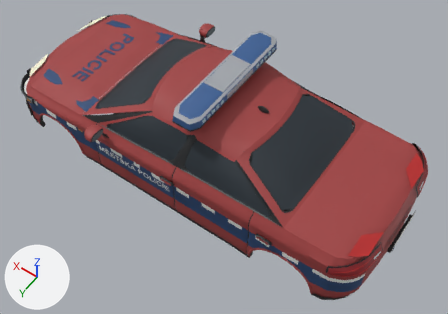
A saved change to the glTF model public/police_city-street.glb.
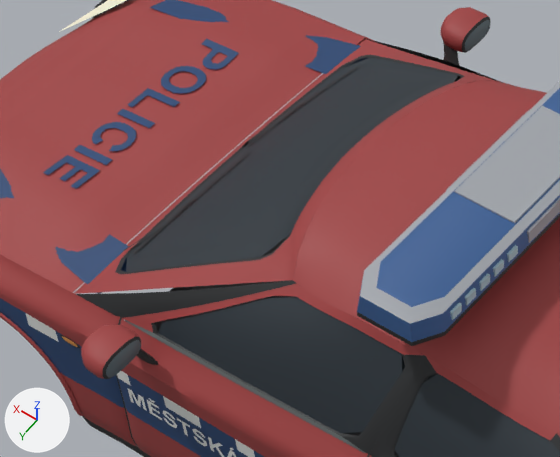
The first picture shows the older version from a 50 mm lens placed at (-2.82, 3.65, 6.04), pointed at (-0.36, 0.22, 0.65). The close-ups show the older and then the newer version on the part from 13% to 53% of the width and 7% to 53% of the height of that picture. Only the edits that show in the close-ups are written down. Lighting does not change. The marker at lower left points along +X, +Y and +Z. Where no turn or scale is listed for an object, it has been applied to the vertices. Vertices at exactly the same position are counted once.

The first close-up shows 'police_city', 'police_city_door1', 'police_city_door2', 'police_city_door3', 'police_city_vinyl' and 2 more.
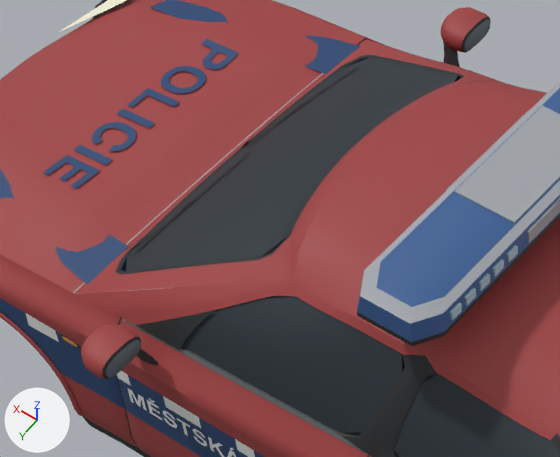
Changed parts and their boxes (x1, y1, x2, y2) in the close-ups (560 x 457 px; the box of a moved part takes in the faces that stretch with it):
'police_city_door1', reshaped
    before: (81, 280, 425, 457)
    after: (81, 283, 425, 457)
part 1 of me_police_city, moved or reshaped
    before: (367, 39, 498, 81)
    after: (373, 41, 500, 82)
part 2 of me_police_city, moved or reshaped
    before: (76, 280, 295, 309)
    after: (76, 280, 295, 308)
part 3 of me_police_city, recoloured
    both: (76, 41, 498, 318)
part 4 of me_police_city_door1, added (black)
    after: (136, 310, 215, 350)

Edits to the bpy script that builds the scene:
```text
Change me_police_city:
    where me_police_city.from_pydata(...)  # 9328 vertices, 17194 faces; spans x -2.34..2.35, y -0.93..0.93, z 0.22..1.69
    used by ob_police_city; location = (0.0, 0.0, 0.0)
    before: 9122 (1.01, -0.81, 0.98) at pixel (384, 43), 9123 (0.94, -0.81, 0.99) at pixel (398, 48), 9126 (0.89, -0.78, 1.04) at pixel (404, 48), 9127 (0.83, -0.78, 1.04) at pixel (416, 53), 9130 (0.77, -0.75, 1.09) at pixel (423, 53)
    before: 9131 (0.72, -0.75, 1.1) at pixel (433, 57), 9134 (0.64, -0.71, 1.15) at pixel (443, 59), 9135 (0.61, -0.71, 1.15) at pixel (451, 63), 9138 (0.52, -0.67, 1.21) at pixel (462, 66), 9139 (0.5, -0.67, 1.21) at pixel (468, 69)
    before: 9142 (0.4, -0.63, 1.26) at pixel (482, 74), 9143 (0.38, -0.63, 1.26) at pixel (486, 75)
    before: 9153 (1.01, 0.81, 0.98) at pixel (100, 293), 9154 (0.94, 0.81, 0.99) at pixel (114, 301), 9157 (0.89, 0.78, 1.04) at pixel (129, 293), 9158 (0.83, 0.78, 1.04) at pixel (141, 299), 9161 (0.77, 0.75, 1.09) at pixel (159, 291)
    before: 9162 (0.72, 0.75, 1.1) at pixel (169, 297), 9165 (0.64, 0.71, 1.15) at pixel (190, 289), 9166 (0.61, 0.71, 1.15) at pixel (198, 294), 9169 (0.52, 0.67, 1.21) at pixel (223, 287), 9170 (0.5, 0.67, 1.21) at pixel (229, 290)
    before: 9173 (0.4, 0.63, 1.26) at pixel (257, 283), 9174 (0.38, 0.63, 1.26) at pixel (261, 286)
    me_police_city part 1
    add for i in [9122, 9123, 9127, 9131, 9135, 9139, 9142, 9143]: me_police_city.vertices[i].co += Vector((0.0, 0.01, 0.0))
    add for i in [9126, 9130, 9134, 9138]: me_police_city.vertices[i].co += Vector((0.0, 0.02, 0.0))
    me_police_city part 2
    add for i in [9153, 9154, 9158, 9162, 9166, 9170, 9173, 9174]: me_police_city.vertices[i].co += Vector((0.0, -0.01, 0.0))
    add for i in [9157, 9161, 9165, 9169]: me_police_city.vertices[i].co += Vector((0.0, -0.02, 0.0))
    me_police_city part 3: 84 faces spanning x 0.26..1.13, y -0.83..0.83, z 0.92..1.32 switch from mat_glassseal (black #27292b) to mat_paint (red #a03f3f)
Change me_police_city_door1:
    used by ob_police_city_door1; location = (0.9, 0.915, 0.0)
    remove me_police_city_door1.from_pydata(...)  # 1626 vertices, 2818 faces; spans x -1.2..0.0, y -0.36..0.193, z 0.272..1.38
    add me_police_city_door1.from_pydata(...)  # 1668 vertices, 2874 faces; spans x -1.2..0.0, y -0.36..0.193, z 0.272..1.38
    me_police_city_door1 part 4: a new loose piece of 21 vertices spanning x -0.382..-0.074, y -0.188..-0.084, z 0.958..1.147, in mat_glassseal (black #27292b)
    other edits to the shape of me_police_city_door1 do not show in these pictures
```
